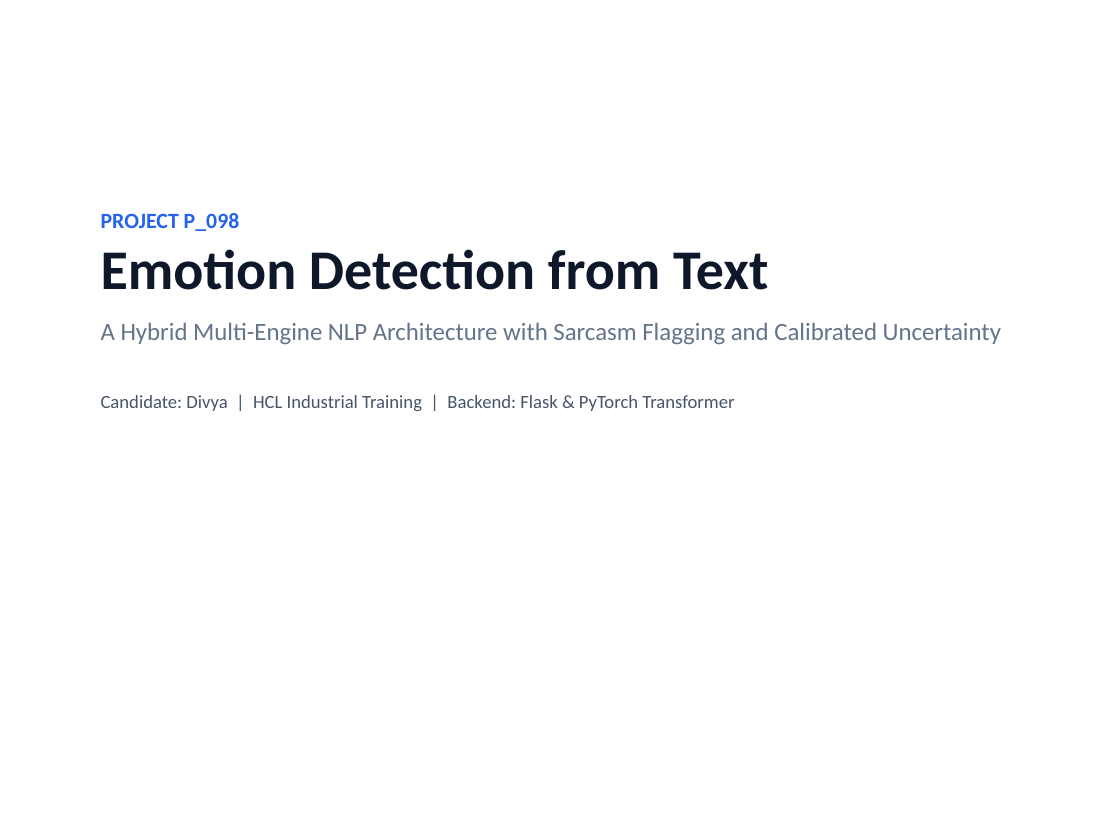
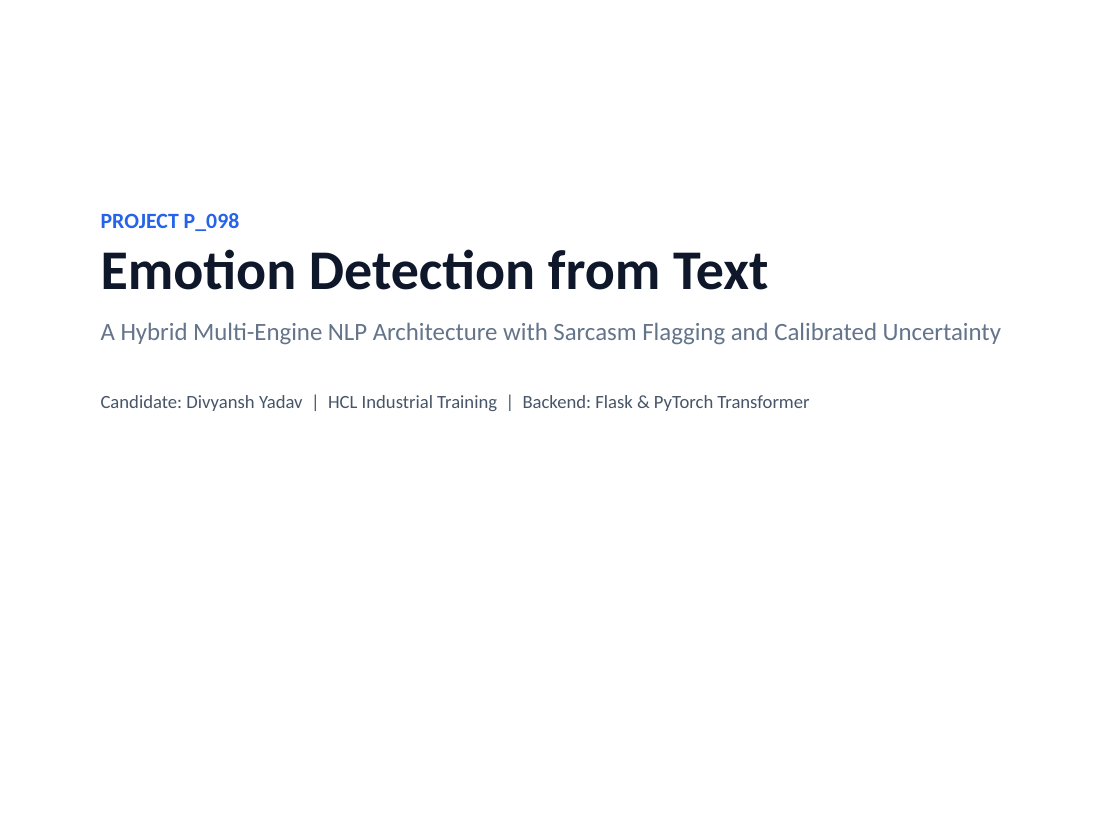
Before and after one commit to Divyansh1-3/Emotion-Detection-from-Text-Project, a slide deck: slide 1 of presentation/P098_Emotion_Detection.pptx. Drawn at 1120x840 pixels with LibreOffice and Linux fonts; fonts in the diff are those of the drawing. Boxes give left, top, right and bottom in pixels: in the first picture for what was removed or moved away, otherwise in the second. Text is boxed around its words. In the diff, an @@ line names an element or a change of style, - is before the commit and + after.

```diff
--- a/presentation/P098_Emotion_Detection.pptx
+++ b/presentation/P098_Emotion_Detection.pptx
@@ text at <box>101,395,809,411</box>: text changed @@
-Candidate: Divya | HCL Industrial Training | Backend: Flask & PyTorch Transformer
+Candidate: Divyansh Yadav | HCL Industrial Training | Backend: Flask & PyTorch Transformer
```
Also in this commit, not shown: 3 other files.
